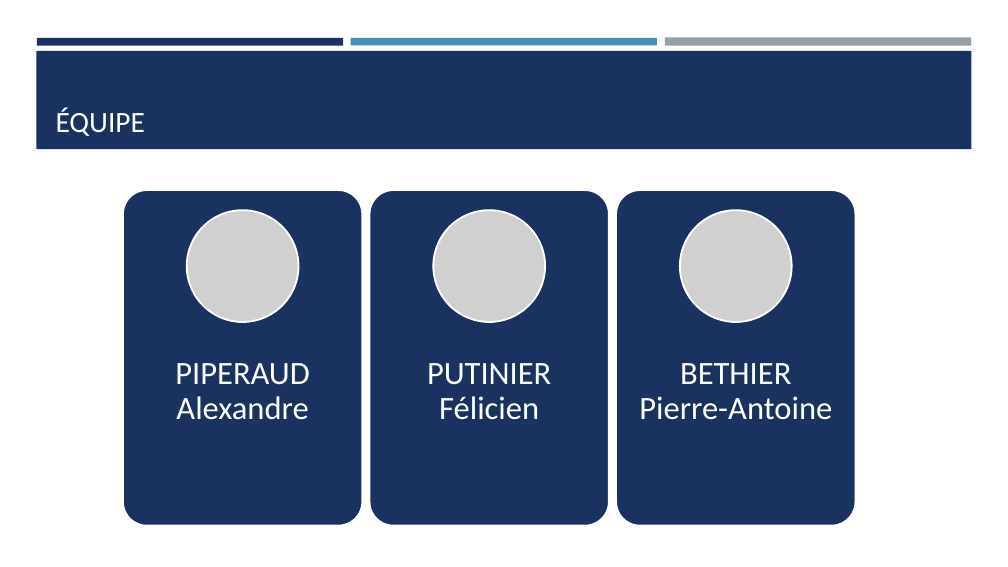
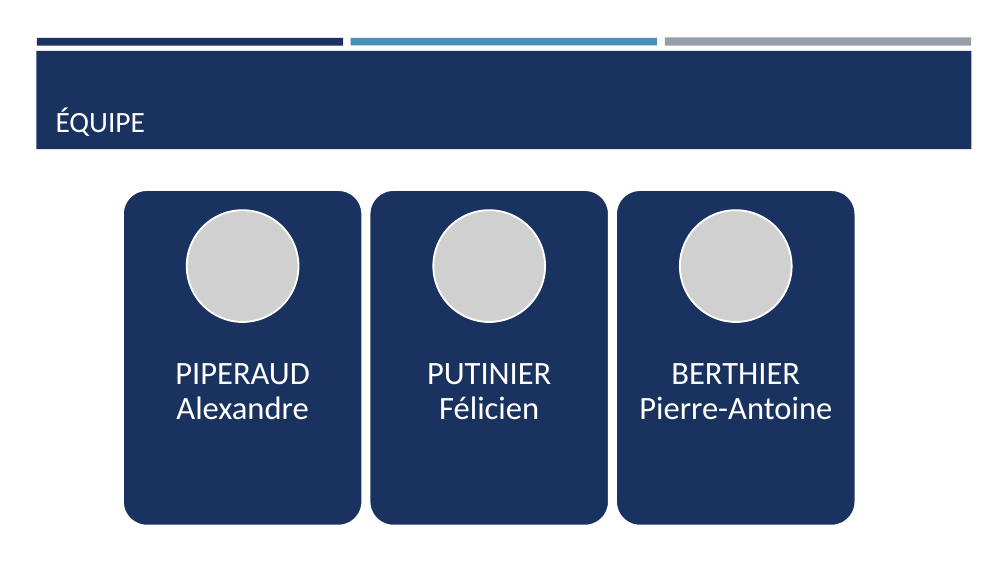
Before and after one commit to PABERTHIER/BCTracks, a slide deck: slide 11 of doc/Présentation_finale.pptx. Drawn at 1008x567 pixels with LibreOffice and Linux fonts; fonts in the diff are those of the drawing; grey boxes stand for pictures. Boxes give left, top, right and bottom in pixels: in the first picture for what was removed or moved away, otherwise in the second. Text is boxed around its words. In the diff, an @@ line names an element or a change of style, - is before the commit and + after.

Commit message:
Fix doc

```diff
--- a/doc/Présentation_finale.pptx
+++ b/doc/Présentation_finale.pptx
@@ text at (639,363,832,420): text changed @@
-BETHIER Pierre-Antoine
+BERTHIER Pierre-Antoine
```
